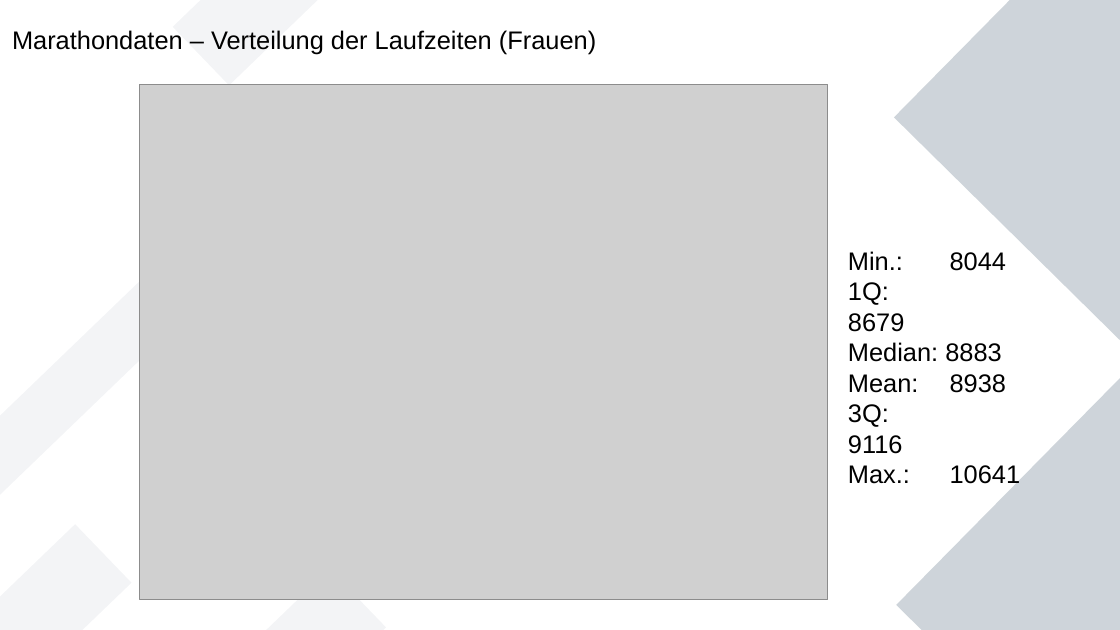
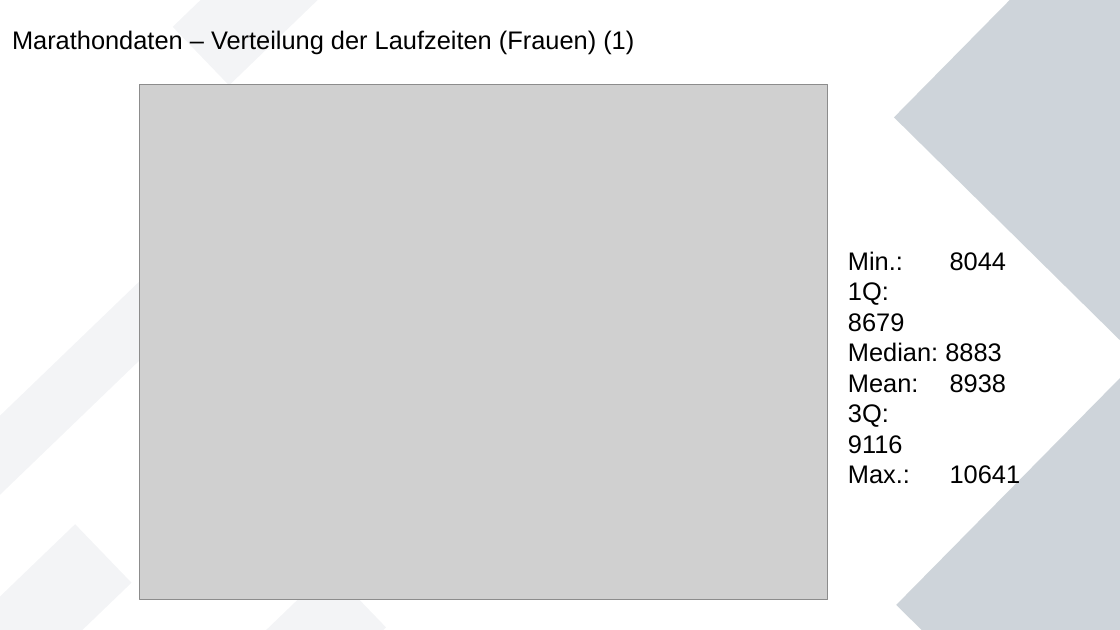
Before and after one commit to Wade-Sys/wma, a slide deck: slide 13 of analyse/Erste_Analysen.odp (slide 9 before the commit). Drawn at 1120x630 pixels with LibreOffice and Linux fonts; fonts in the diff are those of the drawing; grey boxes stand for pictures. Boxes give left, top, right and bottom in pixels: in the first picture for what was removed or moved away, otherwise in the second. Text is boxed around its words. In the diff, an @@ line names an element or a change of style, - is before the commit and + after.

```diff
--- a/analyse/Erste_Analysen.odp
+++ b/analyse/Erste_Analysen.odp
@@ title at <box>12,30,634,55</box>: text changed @@
-Marathondaten – Verteilung der Laufzeiten (Frauen)
+Marathondaten – Verteilung der Laufzeiten (Frauen) (1)
```
Also in this commit, not shown: 2 other slides changed, 13 slides added, 1 slide removed, 17 other files.
